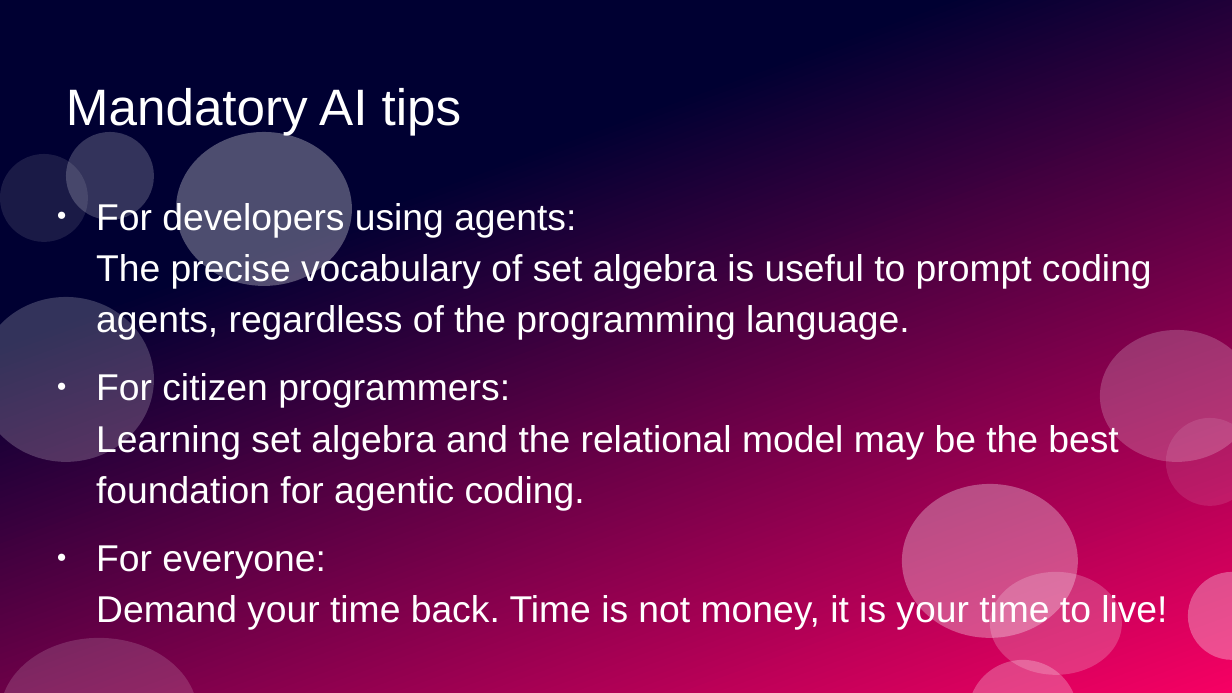
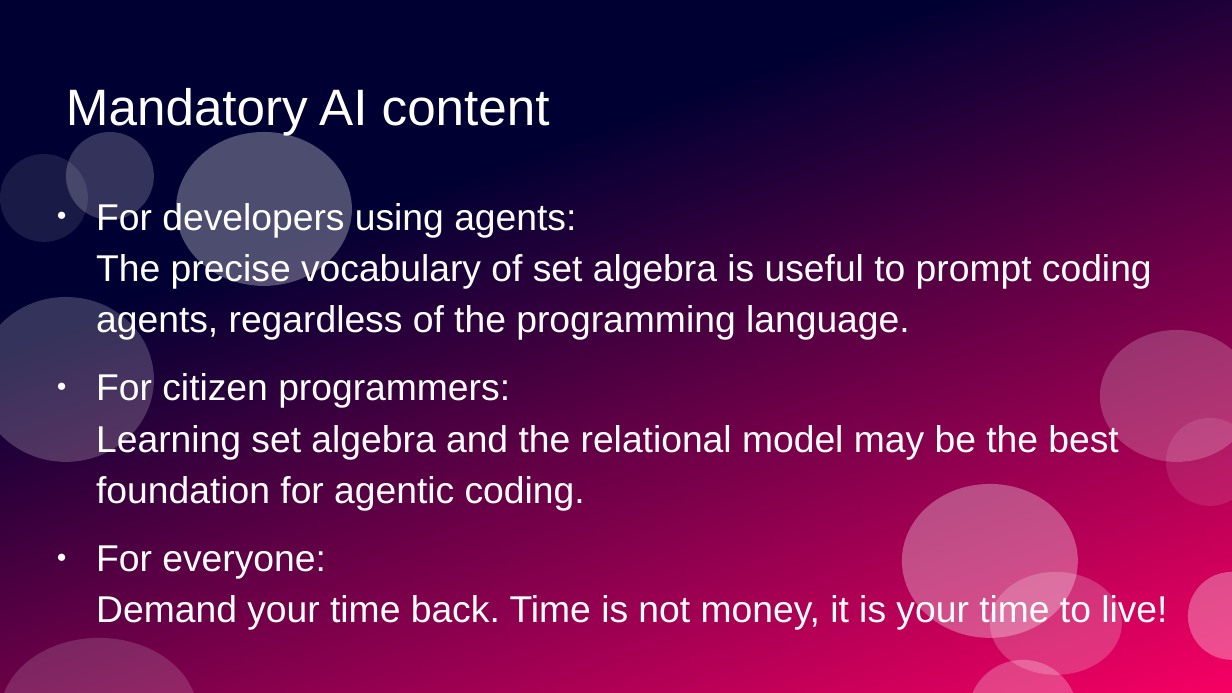
Before and after one commit to ramalho/sets-in-go, a slide deck: slide 79 of sets-in-go.odp. Drawn at 1232x693 pixels with LibreOffice and Linux fonts; fonts in the diff are those of the drawing. Boxes give left, top, right and bottom in pixels: in the first picture for what was removed or moved away, otherwise in the second. Text is boxed around its words. In the diff, an @@ line names an element or a change of style, - is before the commit and + after.

```diff
--- a/sets-in-go.odp
+++ b/sets-in-go.odp
@@ title at box(66, 88, 550, 135): text changed @@
-Mandatory AI tips
+Mandatory AI content
```
Also in this commit, not shown: 3 other slides changed, 3 other files.
